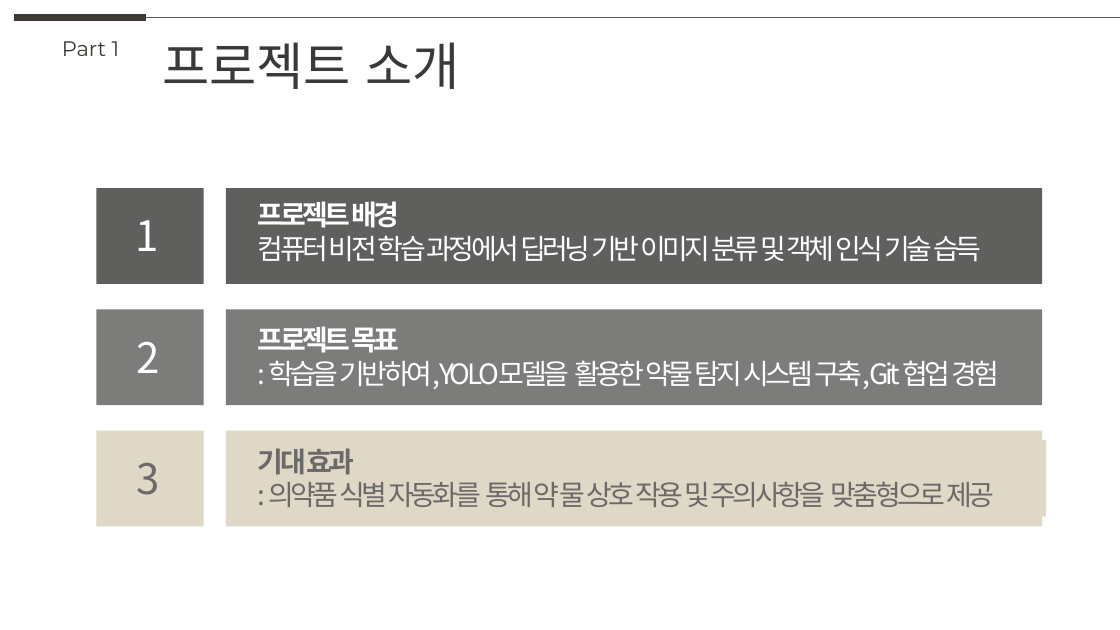
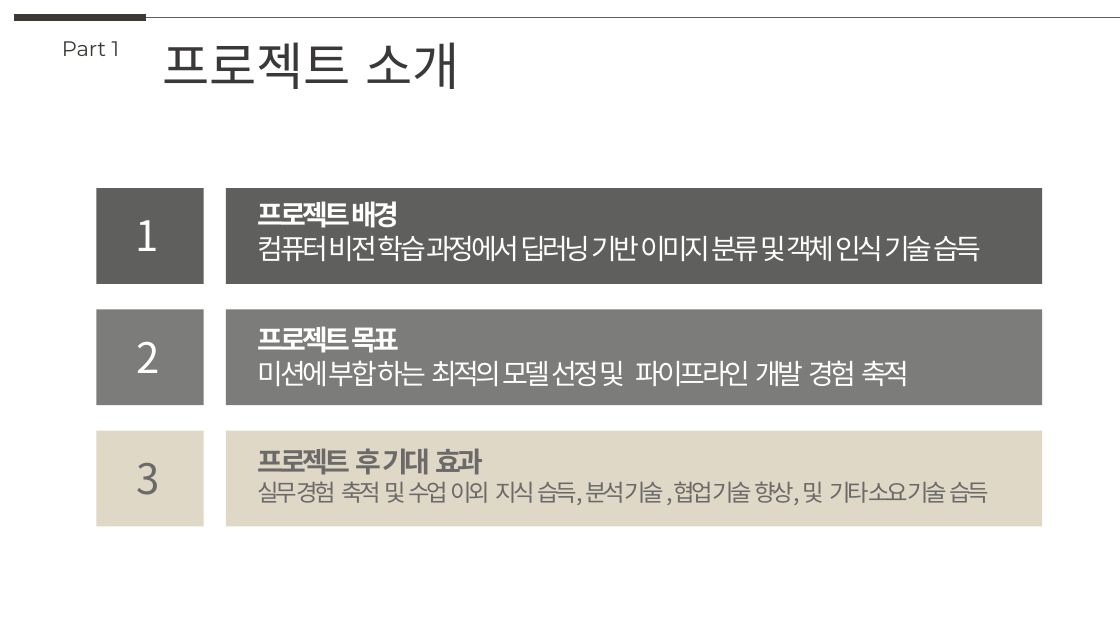
Before and after one commit to NararaDak/EntryPrj, a slide deck: slide 3 of files/Best_One_Team_project.pptx. Drawn at 1120x630 pixels with LibreOffice and Linux fonts; fonts in the diff are those of the drawing. Boxes give left, top, right and bottom in pixels: in the first picture for what was removed or moved away, otherwise in the second. Text is boxed around its words. In the diff, an @@ line names an element or a change of style, - is before the commit and + after.

```diff
--- a/files/Best_One_Team_project.pptx
+++ b/files/Best_One_Team_project.pptx
@@ text at (258,360,910,386): text changed @@
-: 학습을 기반하여, YOLO모델을 활용한 약물 탐지 시스템 구축, Git 협업 경험
+미션에 부합 하는 최적의 모델 선정 및 파이프라인 개발 경험 축적
@@ text at (258,448,988,505): text changed; size 24 to 20 pt @@
-기대 효과
-: 의약품 식별 자동화를 통해 약물 상호 작용 및 주의사항을 맞춤형으로 제공
+프로젝트 후 기대 효과
+실무 경험 축적 및 수업 이외 지식 습득, 분석 기술 ,협업 기술 향상, 및 기타 소요 기술 습득
```
Also in this commit, not shown: 2 other slides changed, 1 slide removed.
